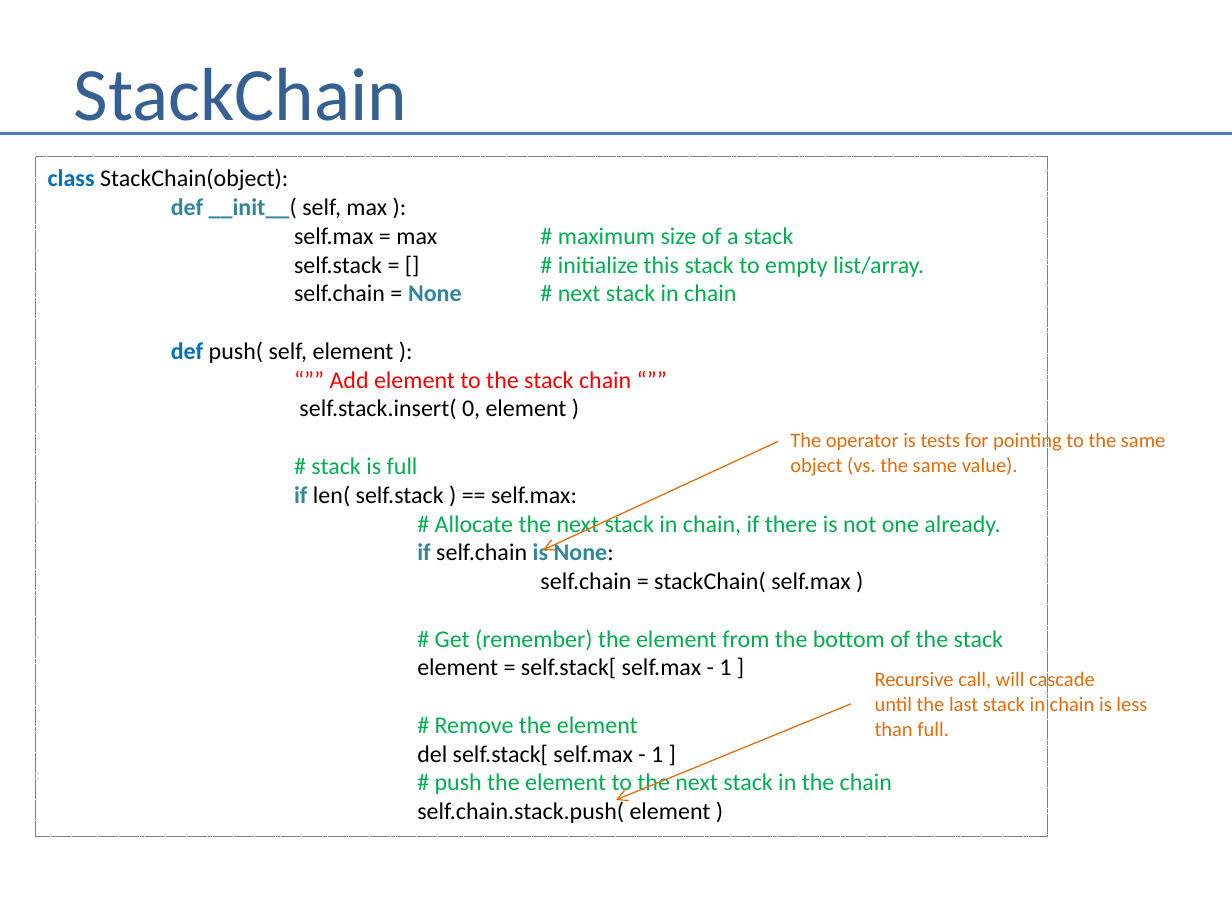
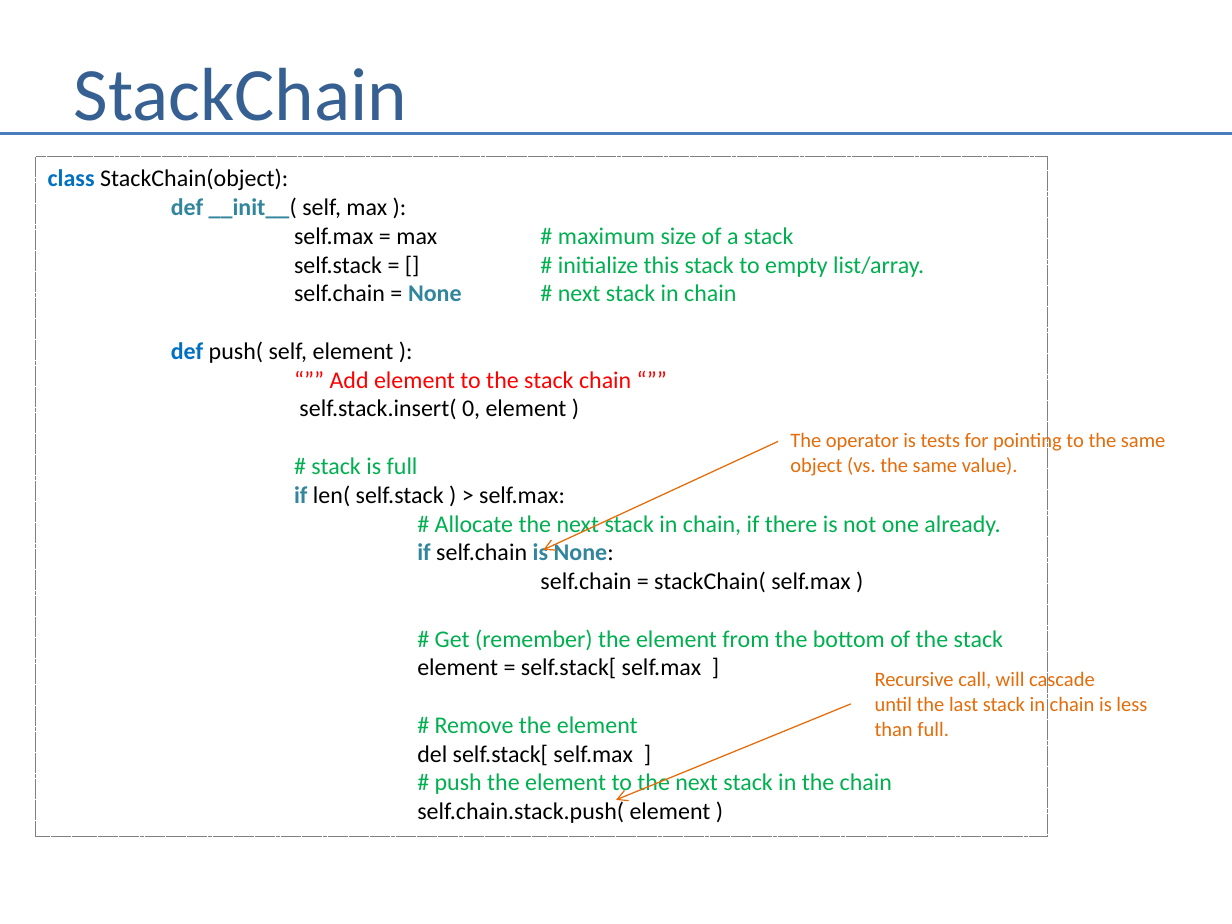
Before and after one commit to andrewferlitsch/Training, a slide deck: slide 32 of CSTraining/Fundamentals/Whiteboarding.pptx. Drawn at 1232x924 pixels with LibreOffice and Linux fonts; fonts in the diff are those of the drawing. Boxes give left, top, right and bottom in pixels: in the first picture for what was removed or moved away, otherwise in the second. Text is boxed around its words. In the diff, an @@ line names an element or a change of style, - is before the commit and + after.

Commit message:
intuition update

```diff
--- a/CSTraining/Fundamentals/Whiteboarding.pptx
+++ b/CSTraining/Fundamentals/Whiteboarding.pptx
@@ text in rectangle at (x1=294, y1=486, x2=565, y2=506): text changed @@
-if len( self.stack ) == self.max:
+if len( self.stack ) > self.max:
@@ text in rectangle at (x1=417, y1=657, x2=701, y2=679): text changed @@
-element = self.stack[ self.max - 1 ]
+element = self.stack[ self.max ]
@@ text in rectangle at (x1=417, y1=744, x2=632, y2=766): text changed @@
-del self.stack[ self.max - 1 ]
+del self.stack[ self.max ]
```
